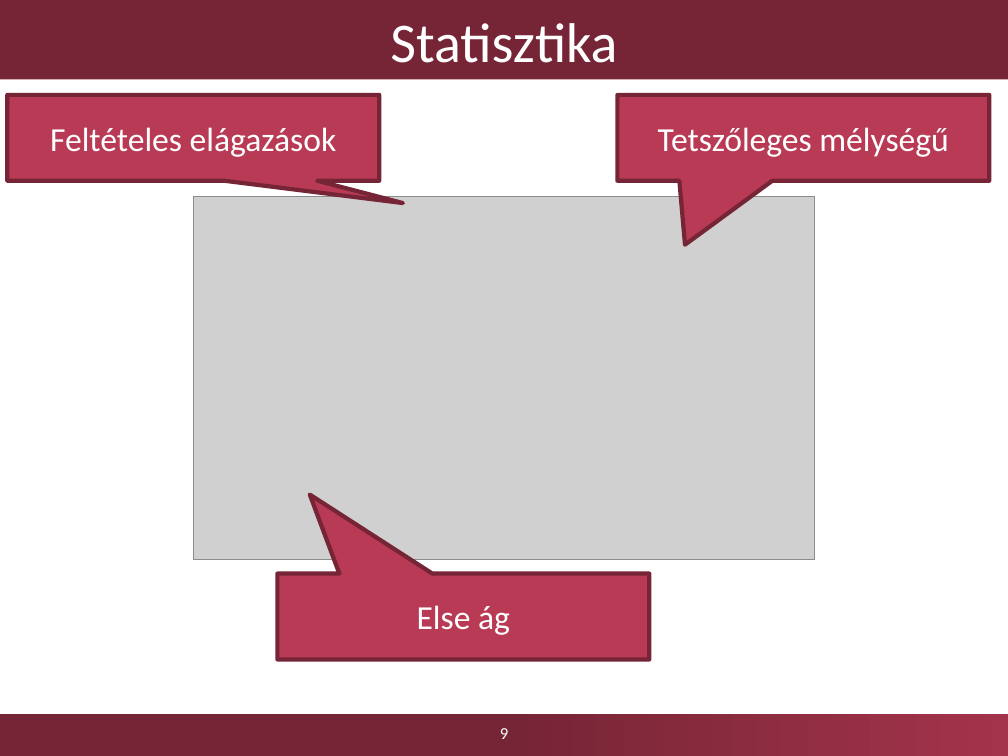
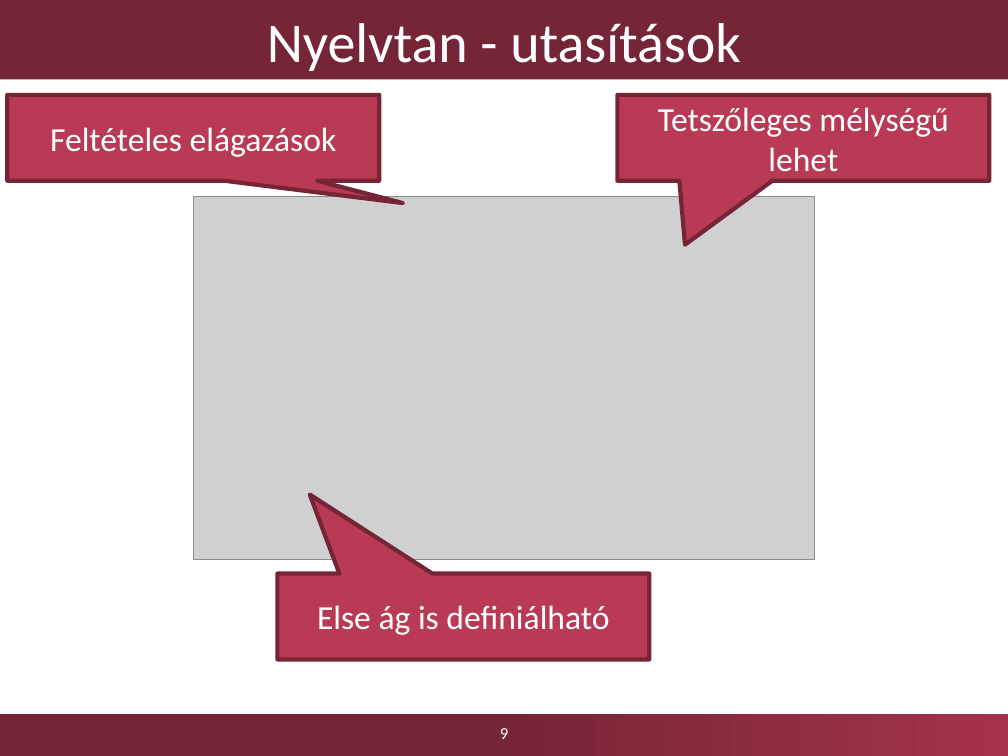
Before and after one commit to FTSRG-MDSD/MDSD-2016-ztz, a slide deck: slide 9 of doc/prezi/hw2/ztz-presentation.pptx. Drawn at 1008x756 pixels with LibreOffice and Linux fonts; fonts in the diff are those of the drawing; grey boxes stand for pictures; background and template pictures are left out. Boxes give left, top, right and bottom in pixels: in the first picture for what was removed or moved away, otherwise in the second. Text is boxed around its words. In the diff, an @@ line names an element or a change of style, - is before the commit and + after.

Commit message:
Update the presentation

```diff
--- a/doc/prezi/hw2/ztz-presentation.pptx
+++ b/doc/prezi/hw2/ztz-presentation.pptx
@@ title at <box>267,23,740,71</box>: text changed @@
-Statisztika
+Nyelvtan - utasítások
@@ text in speech box at <box>658,107,948,172</box>: text changed @@
-Tetszőleges mélységű
+Tetszőleges mélységű lehet
@@ text in speech box at <box>317,605,609,635</box>: text changed @@
-Else ág
+Else ág is definiálható
```
Also in this commit, not shown: 7 other slides changed.
